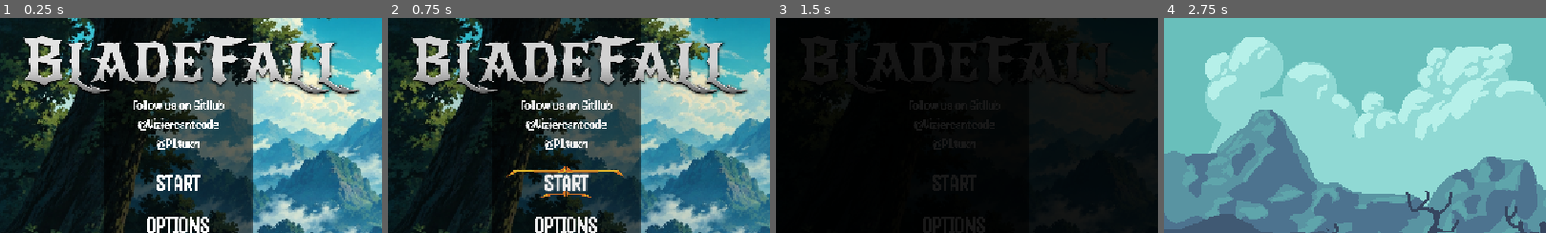
Above: before the commit, frames 1-4 (left to right).
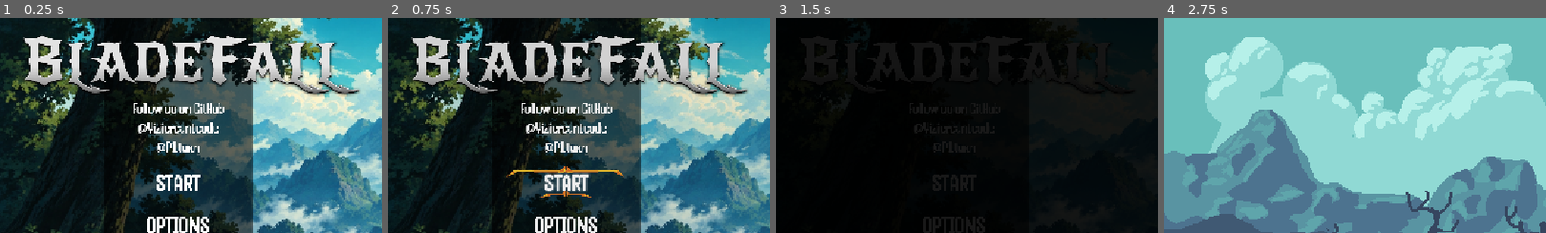
Above: after the commit, the same moments.

Repository: viziercantcode/2d-Platformer-RPG
Game: Godot game, scene res://Scenes/main_menu.tscn
Same seed, same stepped clock (60 frames per second), same inputs: the game is played once before the commit and once after it.
Inputs (mouse positions are % of the whole screen's width and height, from its top left):
- Up to frame 1 (0.25 s): no input
- Up to frame 2 (0.75 s): click (23, 52) at 0.5 s
- Up to frame 3 (1.5 s): click (23, 52) at 1.25 s
- Up to frame 4 (2.75 s): tap Enter (ui_accept) at 2, 2.27 s; hold Right (ui_right) from 2.03 s (still down); hold Shift from 2.03 s (still down)
The pictures show only the part of the screen within x 0-50%, y 14-64%; the shares and areas given below are measured in that part.

The runs differ from the first frame. In frame 1, 1.6% of the frame differs, in the area x 35-59%, y 37-63%; in frame 2, 1.6%; in frame 3, less than 0.1%; in frame 4, nothing differs.

Commit message:
Fixed text

Diff:
--- a/Scenes/main_menu.tscn
+++ b/Scenes/main_menu.tscn
@@ -21,9 +21,9 @@
 
 [node name="Label" type="Label" parent="." unique_id=949522821]
 offset_left = 200.0
-offset_top = 208.0
+offset_top = 213.0
 offset_right = 338.0
-offset_bottom = 292.0
+offset_bottom = 297.0
 theme_override_fonts/font = ExtResource("3_16hvj")
 theme_override_font_sizes/font_size = 22
 text = "Follow us on GitHub
